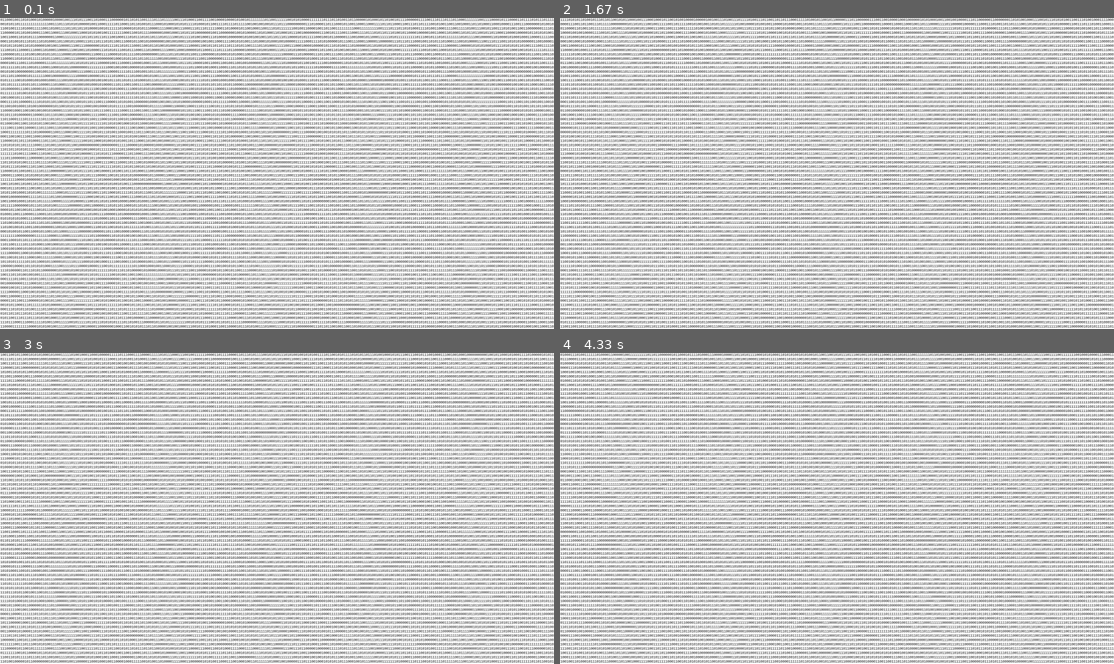
Above: before the commit, frames 1-4 (two rows, left to right).
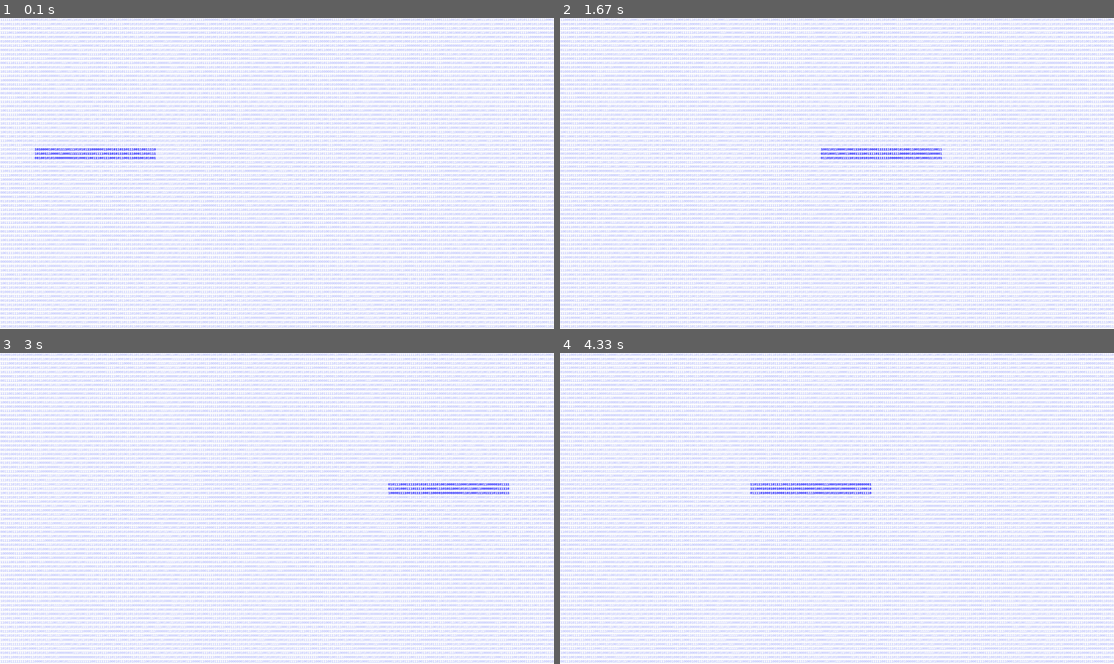
Above: after the commit, the same moments.

Repository: beccaelenzil/CS_ER
Game: pygame game, started from ScoringTheGame/Main/myGame.py
Two runs of this game, one before a commit and one after it. Both use one fixed random seed, a clock stepped at 60 frames per second and the inputs below.
Inputs:
- Up to frame 1 (0.1 s): no input
- Up to frame 2 (1.67 s): no input
- Up to frame 3 (3 s): no input
- Up to frame 4 (4.33 s): no input

The runs differ from the first frame. In frame 1, 52% of the frame differs, in the area x 0-100%, y 0-100%; in frame 2, 52%; in frame 3, 52%; in frame 4, 52%.

Commit message:
First Moving Platform Made

Diff:
--- a/ScoringTheGame/Main/myGame.py
+++ b/ScoringTheGame/Main/myGame.py
@@ -10,12 +10,15 @@
 LGREY   = ( 225, 225, 225)
 DGREY   = (  60,  60,  60)
 BLUE    = (   0,   0, 255)
+LBLUE   = ( 150, 160, 255)
 
 # set font info
 font = pygame.font.SysFont("Courier New", 12, bold=False, italic=False)
+fontB = pygame.font.SysFont("Courier New", 12, bold=True, italic=False)
 
-fontLineHeight = 15  #pygame.font.Font.get_linesize()
-textRows = 72  #int(math.ceil(1080/fontLineHeight))
+textHeight = 15  # pygame.font.Font.get_linesize()
+textWidth = 7
+textRows = 72  # int(math.ceil(1080/fontLineHeight))
 textColumns = 274
 '''
 # make background
@@ -35,14 +38,23 @@
 screen = pygame.display.set_mode(windowSize)
 
 # set window title
-pygame.display.set_caption("Ezra's Decker Game")
-
+pygame.display.set_caption("Decker Duels")
 
 # define game clock
 clock = pygame.time.Clock()
 
 # main loop runs until user clicks close button
 done = False
+
+#set starting positions of stuff
+platformA_start = 10
+platformA_end = 10
+platformA_width = 60
+platformA_height = 3
+platformA_dir = 1
+
+#reset positions of stuff
+platformA_x = platformA_start
 
 while not done:
 
@@ -70,20 +82,36 @@
 
     screen.fill(WHITE)
 
+    # draw background
     for i in range(0, textRows):
-        tooShort = True
         currentLine = ""
 
         for j in range(0, textColumns):
             currentLine += str(random.randint(0,1))
 
-        text = font.render(currentLine, True, BLACK)
-        screen.blit(text, [1, i*fontLineHeight])
+        text = font.render(currentLine, True, LBLUE)
+        screen.blit(text, [1, i*textHeight])
+
+    #draw moving platform
+    if platformA_x >=  textColumns-platformA_end-platformA_width:
+        platformA_dir = -1
+    elif platformA_x <= platformA_start:
+        platformA_dir = 1
+    platformA_x += textWidth * platformA_dir
+
+    for i in range(platformA_height):
+        currentLine = ""
+
+        for j in range(platformA_width):
+            currentLine += str(random.randint(0,1))
+
+        text = fontB.render(currentLine, True, BLUE)
+        screen.blit(text, [1+platformA_x*textWidth, (i+30)*textHeight])
 
 
 
     pygame.display.flip()  # update screen with what we said to draw above
 
-    clock.tick(60)  # limit to 60 fps
+    clock.tick(10)  # limit to 30 fps
 
 pygame.quit()  # close window when loop finishes
Empty file added: ScoringTheGame/Ch8Tutorial.py
